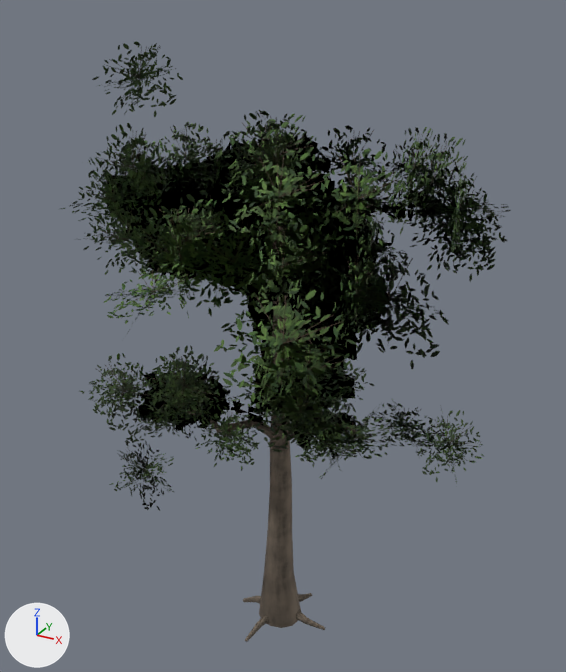
Before and after pictures for a commit that changed the glTF model game/assets/models/env/tree_broadleaf_a.glb.
Before and after are seen from a camera (50 mm lens) standing at (6.55, -11.8, 12.61) and looking at (0.1, -0.08, 6.74). Every picture has the same lights, and +X, +Y and +Z are marked at lower left. The first picture is the older version.

In view in the first picture: 'tree_broadleaf_a'.
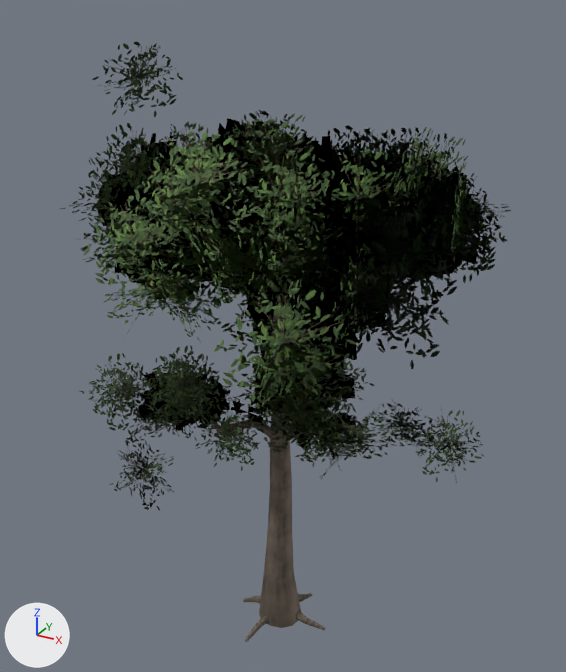
Pixel boxes (x1, y1, x2, y2) of what changed, in the pictures (566 x 672 px):
part 1 of me_tree_broadleaf_a, added
    after: (81, 118, 497, 342)

Patch to the scene script:
```diff
--- a/game/assets/models/env/tree_broadleaf_a.glb.py
+++ b/game/assets/models/env/tree_broadleaf_a.glb.py
@@ me_tree_broadleaf_a @@
 # used by ob_tree_broadleaf_a; location = (0.0, 0.0, 0.0)
-me_tree_broadleaf_a.from_pydata(...)  # 1379 vertices, 1207 faces; spans x -4.32..4.35, y -4.81..3.39, z -0.19..11.99
+me_tree_broadleaf_a.from_pydata(...)  # 1703 vertices, 1369 faces; spans x -4.32..4.35, y -4.81..3.71, z -0.19..11.99
+# me_tree_broadleaf_a part 1: 324 vertices added at x -2.71..4.09, y -4.35..3.71, z 7.69..10.87
 me_tree_broadleaf_a.materials.append(mat_tree_broadleaf_a_bark)
```
